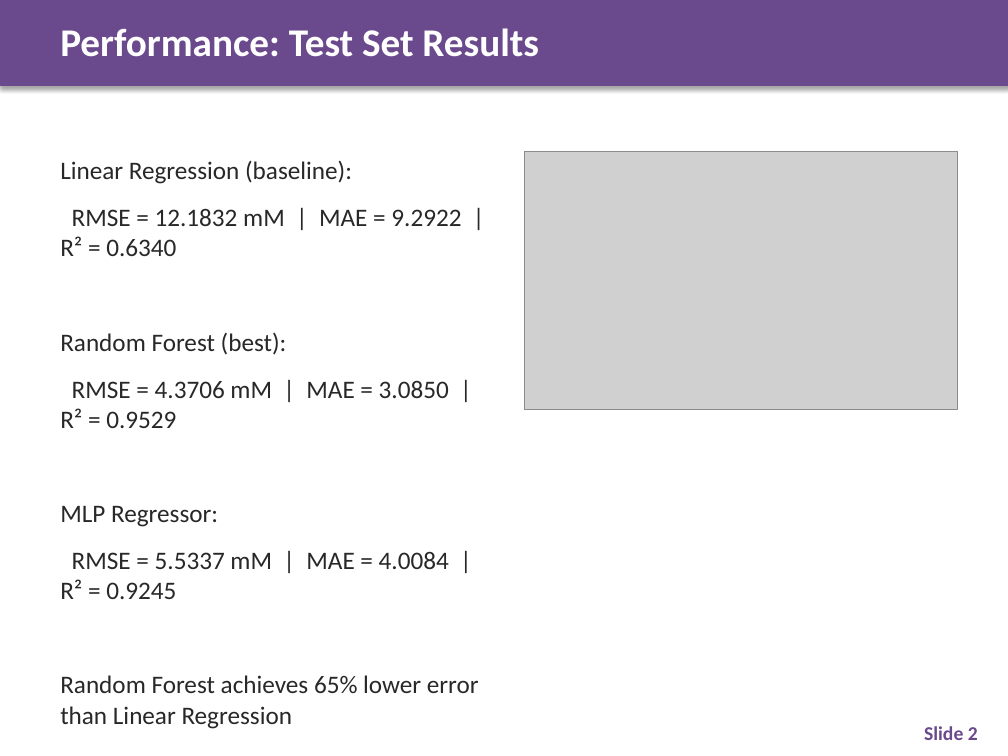
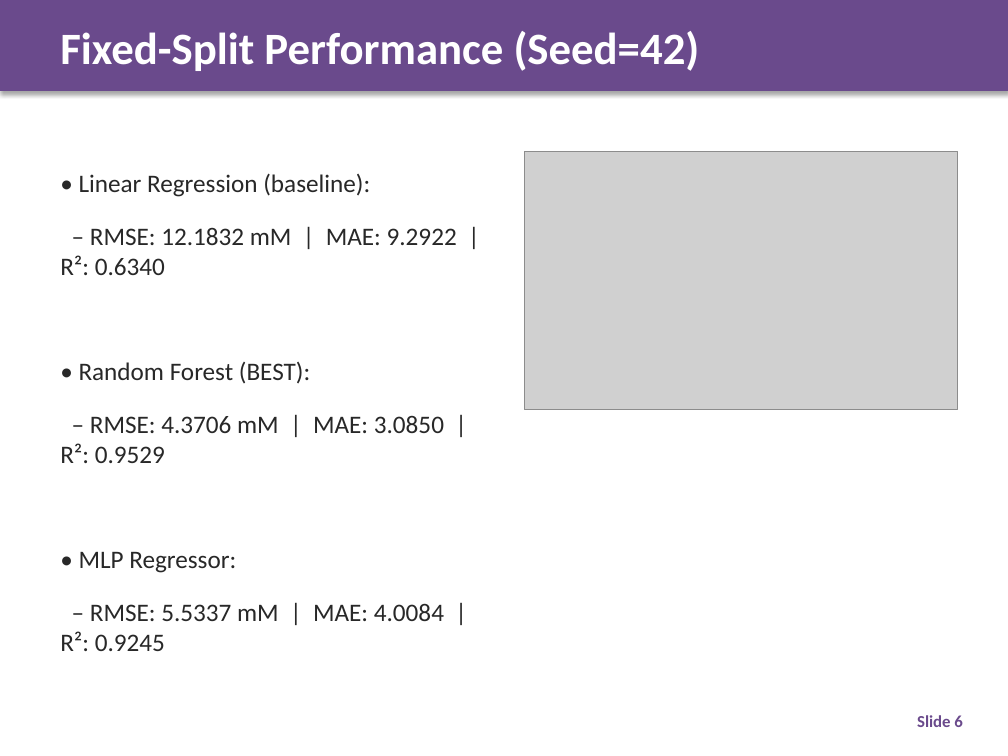
Before and after one commit to tanyingy-kau/ML-Assignments, a slide deck: slide 6 of slides/term_project_presentation_SYNGAS--group 6 Ying.pptx (slide 3 before the commit). Drawn at 1008x756 pixels with LibreOffice and Linux fonts; fonts in the diff are those of the drawing; grey boxes stand for pictures. Boxes give left, top, right and bottom in pixels: in the first picture for what was removed or moved away, otherwise in the second. Text is boxed around its words. In the diff, an @@ line names an element or a change of style, - is before the commit and + after.

```diff
--- a/slides/term_project_presentation_SYNGAS--group 6 Ying.pptx
+++ b/slides/term_project_presentation_SYNGAS--group 6 Ying.pptx
@@ rectangle: place and size @@
-rectangle at [0, 0, 1008, 86]
+rectangle at [0, 0, 1008, 91]
@@ text at [60, 31, 700, 71]: text changed; size 28 to 32 pt @@
-Performance: Test Set Results
+Fixed-Split Performance (Seed=42)
@@ text at [60, 173, 457, 651]: text changed @@
-Linear Regression (baseline):
-RMSE = 12.1832 mM | MAE = 9.2922 | R² = 0.6340
-Random Forest (best):
-RMSE = 4.3706 mM | MAE = 3.0850 | R² = 0.9529
-MLP Regressor:
-RMSE = 5.5337 mM | MAE = 4.0084 | R² = 0.9245
-Random Forest achieves 65% lower error than Linear Regression
+• Linear Regression (baseline):
+– RMSE: 12.1832 mM | MAE: 9.2922 | R²: 0.6340
+• Random Forest (BEST):
+– RMSE: 4.3706 mM | MAE: 3.0850 | R²: 0.9529
+• MLP Regressor:
+– RMSE: 5.5337 mM | MAE: 4.0084 | R²: 0.9245
@@ text at [917, 715, 962, 727]: text changed; size 14 to 12 pt @@
-Slide 2
+Slide 6
```
Also in this commit, not shown: 4 other slides changed, 8 slides added, 5 slides removed.
